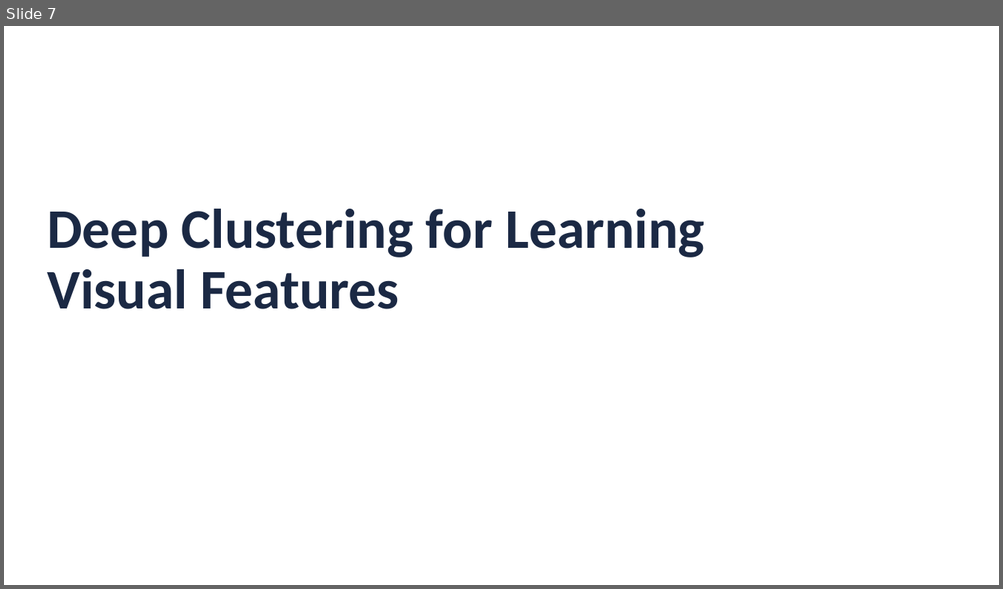
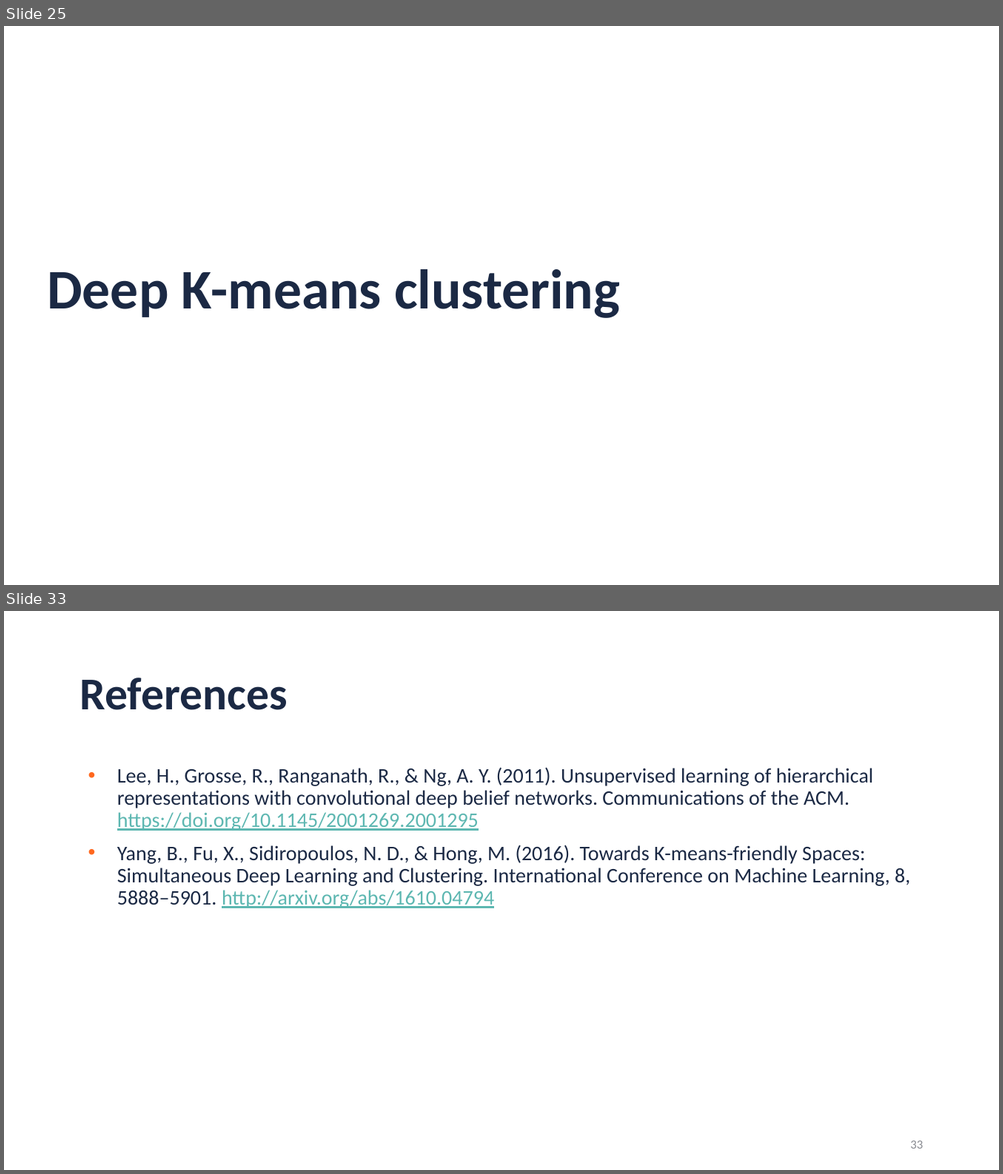
Before and after one commit to JorisRoels/deep-learning-biology, a slide deck: slides/2020-dlb-5-unsupervised-neural-networks.pptx. Shown one above the other, each under a label of ours: slide 7 before the commit, slides 25 and 33 after it; the slides between them are not shown. The pictures are 1003x589 and 1003x1174 pixels, drawn with LibreOffice and Linux fonts; fonts in the diff are those of the drawing; background and template pictures are left out. Boxes give left, top, right and bottom in pixels: in the first picture for what was removed or moved away, otherwise in the second. Text is boxed around its words. In the diff, an @@ line names an element or a change of style, - is before the commit and + after.

```diff
--- a/slides/2020-dlb-5-unsupervised-neural-networks.pptx
+++ b/slides/2020-dlb-5-unsupervised-neural-networks.pptx
@@ slide 33 added at bbox=[4, 611, 999, 1170], background #FFFFFF @@
@@ title added at bbox=[79, 678, 287, 710], 44 pt, text #1B2944, bold @@
+References
@@ text added at bbox=[117, 767, 910, 908], 20 pt, text #1B2944 @@
+• Lee, H., Grosse, R., Ranganath, R., & Ng, A. Y. (2011). Unsupervised learning of hierarchical representations with convolutional deep belief networks. Communications of the ACM. https://doi.org/10.1145/2001269.2001295
+• Yang, B., Fu, X., Sidiropoulos, N. D., & Hong, M. (2016). Towards K-means-friendly Spaces: Simultaneous Deep Learning and Clustering. International Conference on Machine Learning, 8, 5888–5901. http://arxiv.org/abs/1610.04794
@@ page number added at bbox=[910, 1141, 922, 1149], 12 pt, text #898B91 @@
+33
@@ what was slide 7 is now slide 25 @@
@@ slide 25 changed as well @@
@@ title at bbox=[47, 269, 620, 318]: text changed @@
-Deep Clustering for Learning Visual Features
+Deep K-means clustering
```
Also in this commit, not shown: 1 other slide changed, 24 other slides added, 1 slide removed, 1 other file.
